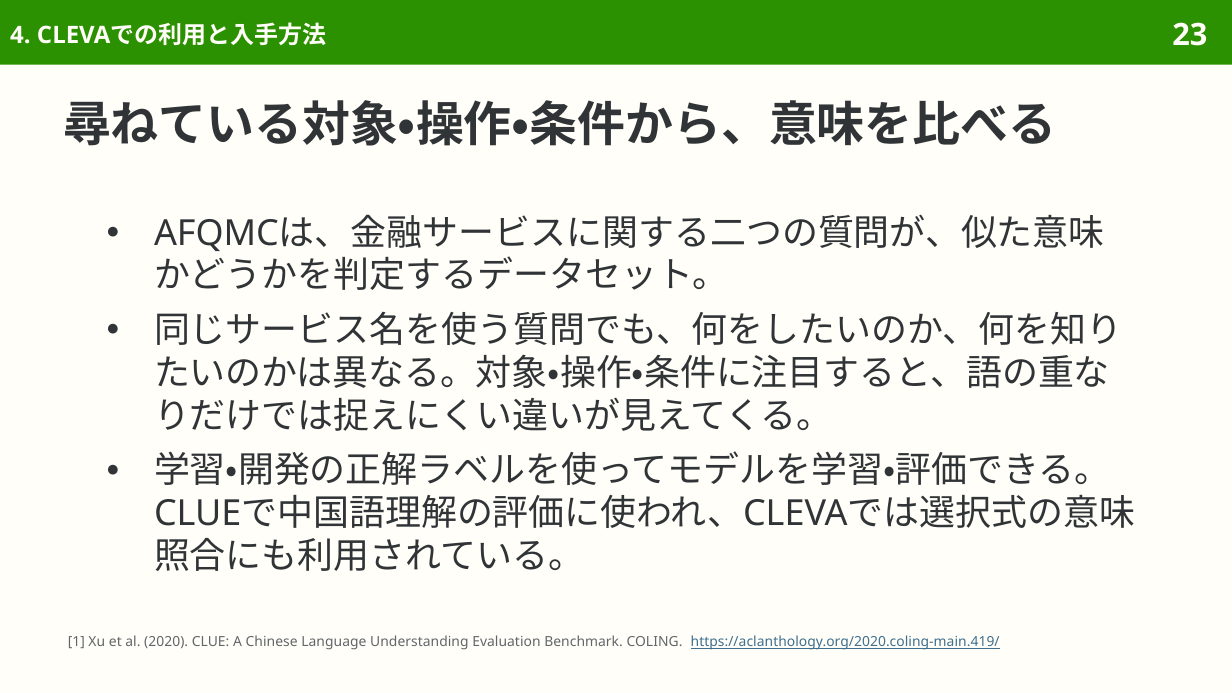
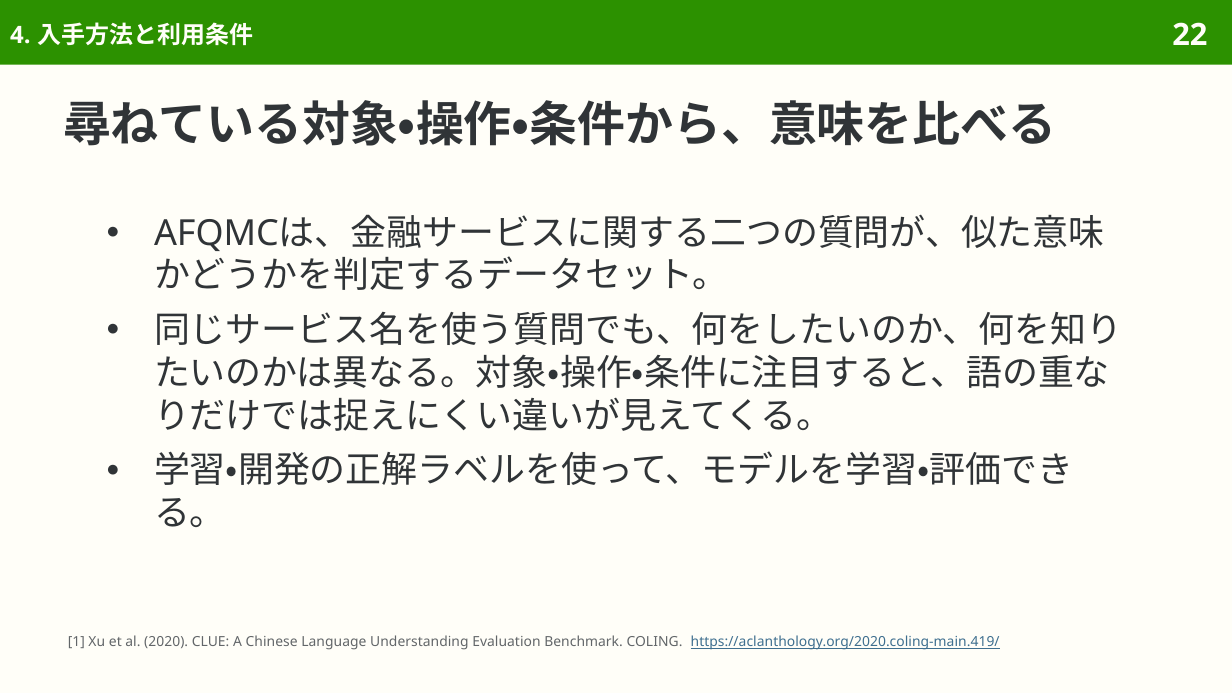
Before and after one commit to sasakiy84/datasets-in-10-minutes, a slide deck: slide 22 of slides/datasets-in-10-minutes-afqmc.pptx (slide 23 before the commit). Drawn at 1232x693 pixels with LibreOffice and Linux fonts; fonts in the diff are those of the drawing. Boxes give left, top, right and bottom in pixels: in the first picture for what was removed or moved away, otherwise in the second. Text is boxed around its words. In the diff, an @@ line names an element or a change of style, - is before the commit and + after.

```diff
--- a/slides/datasets-in-10-minutes-afqmc.pptx
+++ b/slides/datasets-in-10-minutes-afqmc.pptx
@@ title at bbox=[10, 22, 253, 45]: text changed @@
-4. CLEVAでの利用と入手方法
+4. 入手方法と利用条件
@@ page number at bbox=[1172, 22, 1207, 45]: text changed @@
-23
+22
@@ text at bbox=[154, 451, 1073, 527]: text changed @@
-● 学習・開発の正解ラベルを使ってモデルを学習・評価できる。CLUEで中国語理解の評価に使われ、CLEVAでは選択式の意味照合にも利用されている。
+● 学習・開発の正解ラベルを使って、モデルを学習・評価できる。
```
Also in this commit, not shown: 6 other slides changed, 2 slides removed, 53 other files.
